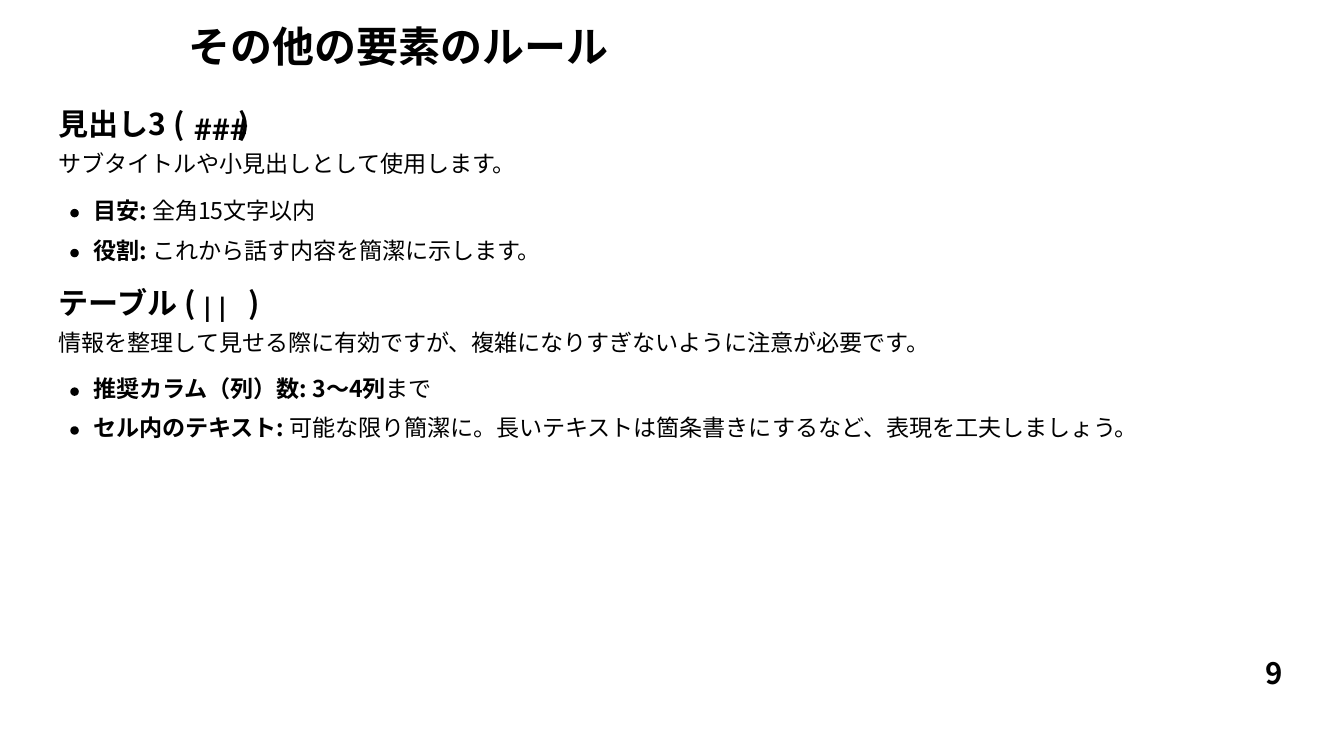
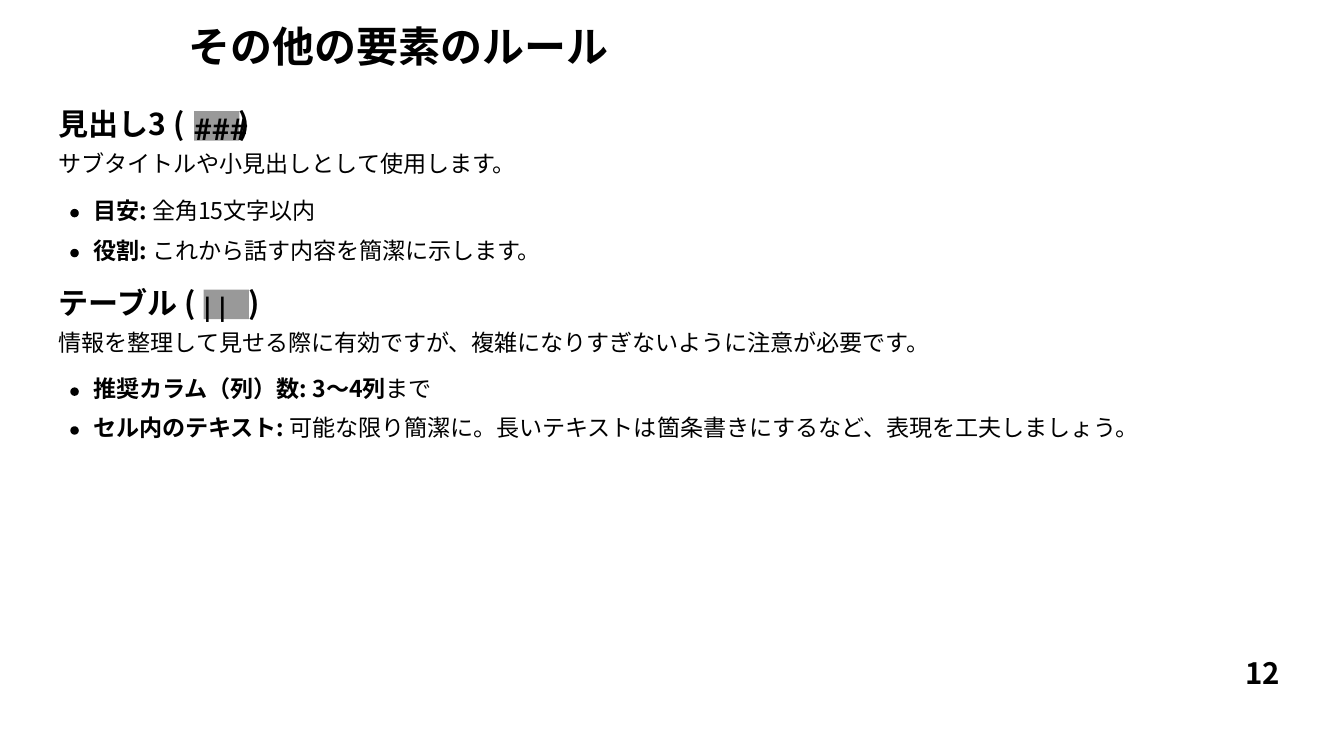
Before and after one commit to sdkn104/misc, a slide deck: slide 12 of Comp/GithubCopilotAgent/Marp/marp.pptx (slide 9 before the commit). Drawn at 1344x756 pixels with LibreOffice and Linux fonts; fonts in the diff are those of the drawing; background and template pictures are left out. Boxes give left, top, right and bottom in pixels: in the first picture for what was removed or moved away, otherwise in the second. Text is boxed around its words. In the diff, an @@ line names an element or a change of style, - is before the commit and + after.

```diff
--- a/Comp/GithubCopilotAgent/Marp/marp.pptx
+++ b/Comp/GithubCopilotAgent/Marp/marp.pptx
@@ freeform shape added at [195, 111, 240, 140], fill #999999 @@
@@ freeform shape added at [204, 289, 249, 319], fill #999999 @@
@@ text added at [1245, 662, 1280, 684], 21 pt, text #000000, bold @@
+12
@@ text removed at [1265, 662, 1282, 685] @@
-9
```
Also in this commit, not shown: 5 other slides changed, 5 slides added, 2 slides removed, 44 other files.
